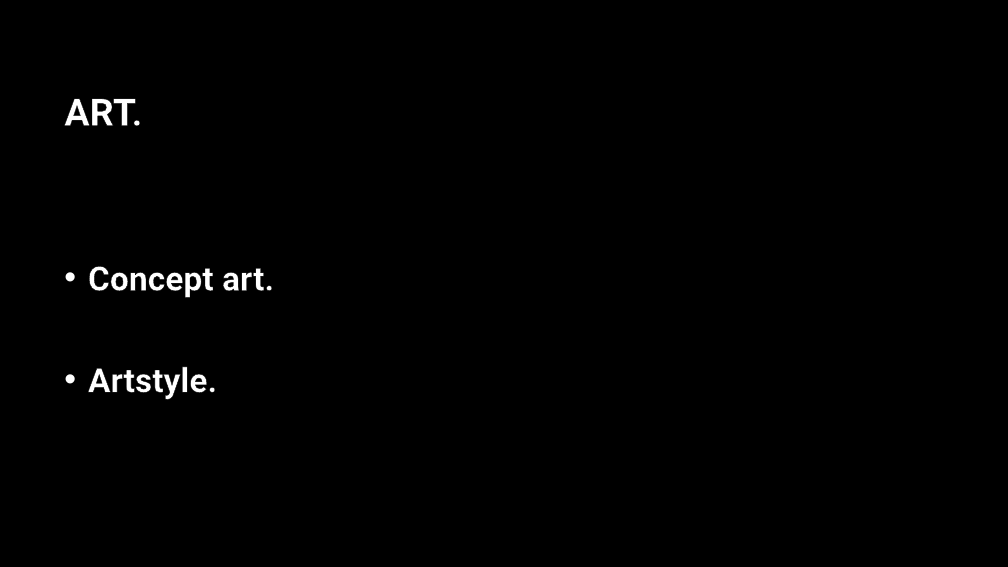
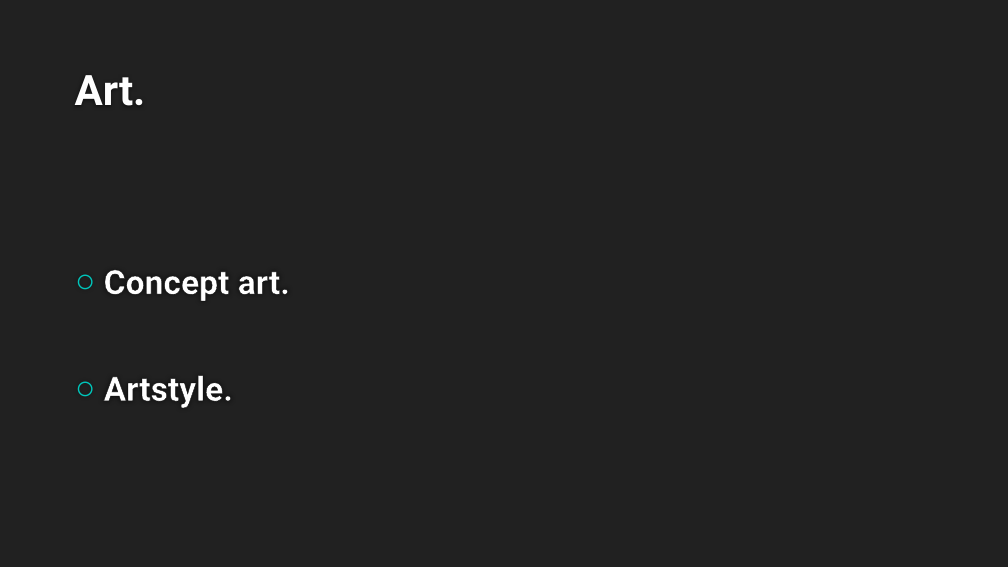
Before and after one commit to DanialVEVO/Gamelab2, a slide deck: slide 5 of Presentatie/Concept Fase.pptx. Drawn at 1008x567 pixels with LibreOffice and Linux fonts; fonts in the diff are those of the drawing; background and template pictures are left out. Boxes give left, top, right and bottom in pixels: in the first picture for what was removed or moved away, otherwise in the second. Text is boxed around its words. In the diff, an @@ line names an element or a change of style, - is before the commit and + after.

```diff
--- a/Presentatie/Concept Fase.pptx
+++ b/Presentatie/Concept Fase.pptx
@@ background picture (left out) to #212121 @@
@@ title "Art." at [75, 75, 146, 106]: vertical alignment middle to bottom @@
@@ title at [75, 75, 146, 106]: text changed; size 36 to 40 pt; text colour #FFFFFF to #FEFEFE @@
-ART.
+Art.
@@ text "Concept art.": place and size @@
-text "Concept art." at [88, 266, 274, 400]
+text "Concept art." at [104, 270, 290, 408]
@@ text "Concept art." at [104, 270, 290, 408]: bullet • to ○; more space between paragraphs; bullet colour #FFFFFF to #00C6BB @@
```
Also in this commit, not shown: 8 other slides changed, 1 other file.
